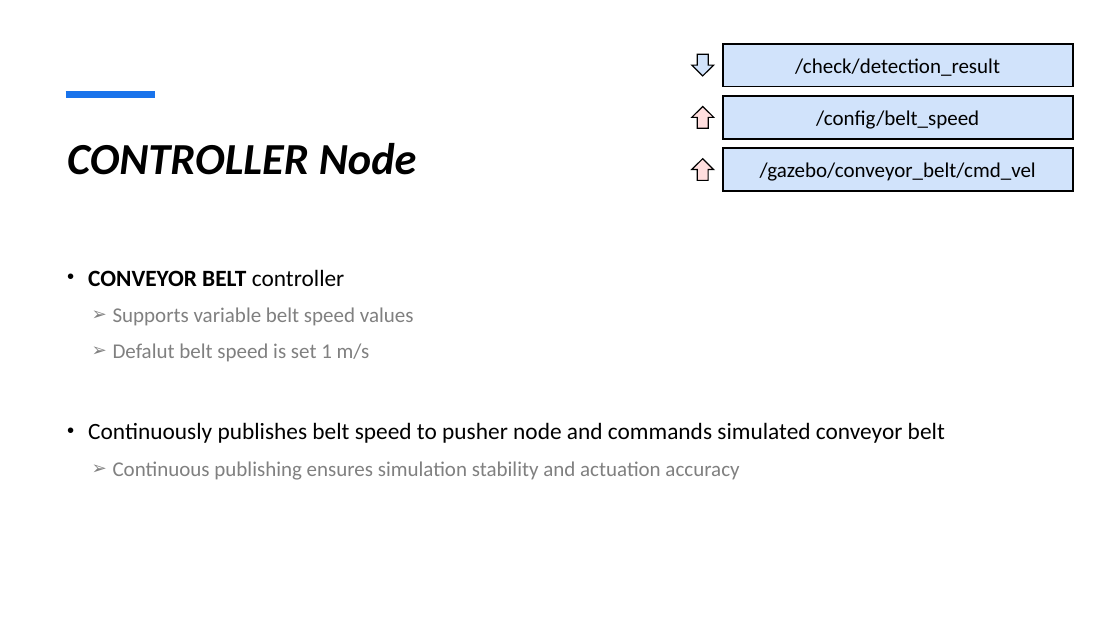
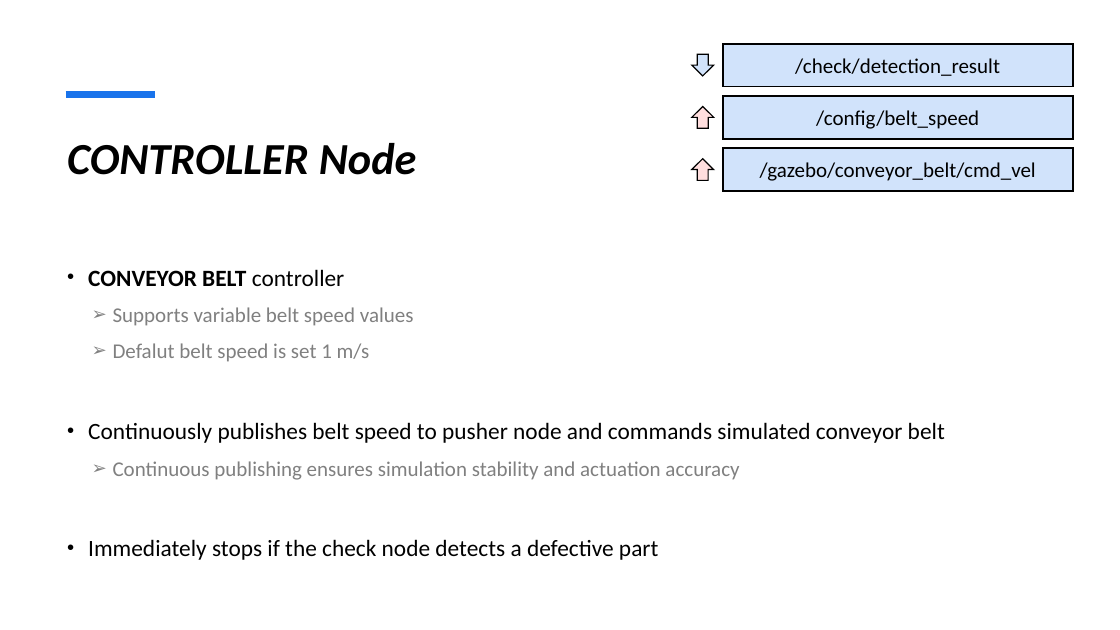
Before and after one commit to giacomote/PartInspect, a slide deck: slide 6 of docs/PartInspect.pptx. Drawn at 1120x630 pixels with LibreOffice and Linux fonts; fonts in the diff are those of the drawing; background and template pictures are left out. Boxes give left, top, right and bottom in pixels: in the first picture for what was removed or moved away, otherwise in the second. Text is boxed around its words. In the diff, an @@ line names an element or a change of style, - is before the commit and + after.

```diff
--- a/docs/PartInspect.pptx
+++ b/docs/PartInspect.pptx
@@ text at (88, 539, 658, 560): paragraph added @@
+• Immediately stops if the check node detects a defective part
```
Also in this commit, not shown: 1 other slide changed, 1 other file.
